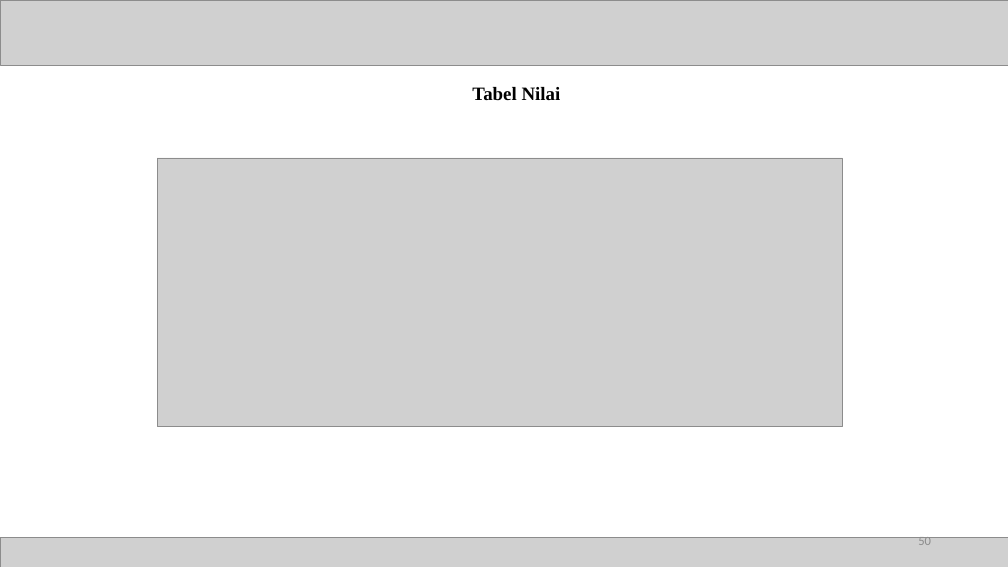
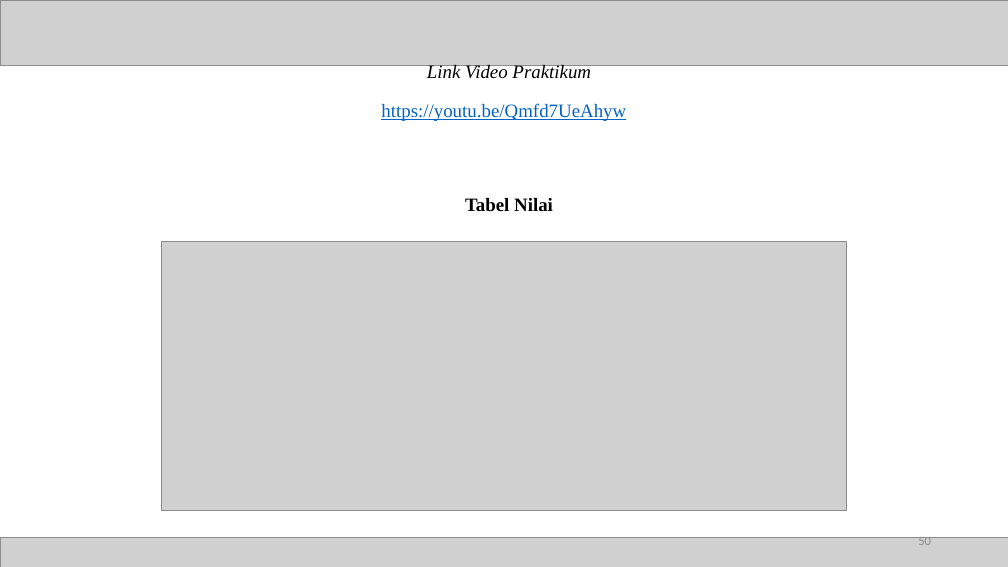
Before and after one commit to Hendro10/UAS_MACHINE_LEARNING_NIM-200401072103_NAMA_HENDRO_GUNAWAN_KELAS_IT-501, a slide deck: slide 50 of UAS_MACHINE_LEARNING_NIM_200401072103_NAMA_HENDRO_GUNAWAN_KELAS_IT-501.pptx. Drawn at 1008x567 pixels with LibreOffice and Linux fonts; fonts in the diff are those of the drawing; grey boxes stand for pictures. Boxes give left, top, right and bottom in pixels: in the first picture for what was removed or moved away, otherwise in the second. Text is boxed around its words. In the diff, an @@ line names an element or a change of style, - is before the commit and + after.

```diff
--- a/UAS_MACHINE_LEARNING_NIM_200401072103_NAMA_HENDRO_GUNAWAN_KELAS_IT-501.pptx
+++ b/UAS_MACHINE_LEARNING_NIM_200401072103_NAMA_HENDRO_GUNAWAN_KELAS_IT-501.pptx
@@ text added at bbox=[427, 64, 591, 79], 18 pt, text #000000, italic @@
+Link Video Praktikum
@@ text added at bbox=[381, 103, 626, 121], 18 pt, text #0563C1, underline @@
+https://youtu.be/Qmfd7UeAhyw
@@ text "Tabel Nilai": place and size @@
-text "Tabel Nilai" at bbox=[472, 87, 561, 101]
+text "Tabel Nilai" at bbox=[465, 198, 553, 212]
@@ picture: place and size @@
-picture at bbox=[157, 158, 843, 427]
+picture at bbox=[161, 241, 847, 510]
```
Also in this commit, not shown: 1 other slide changed.
